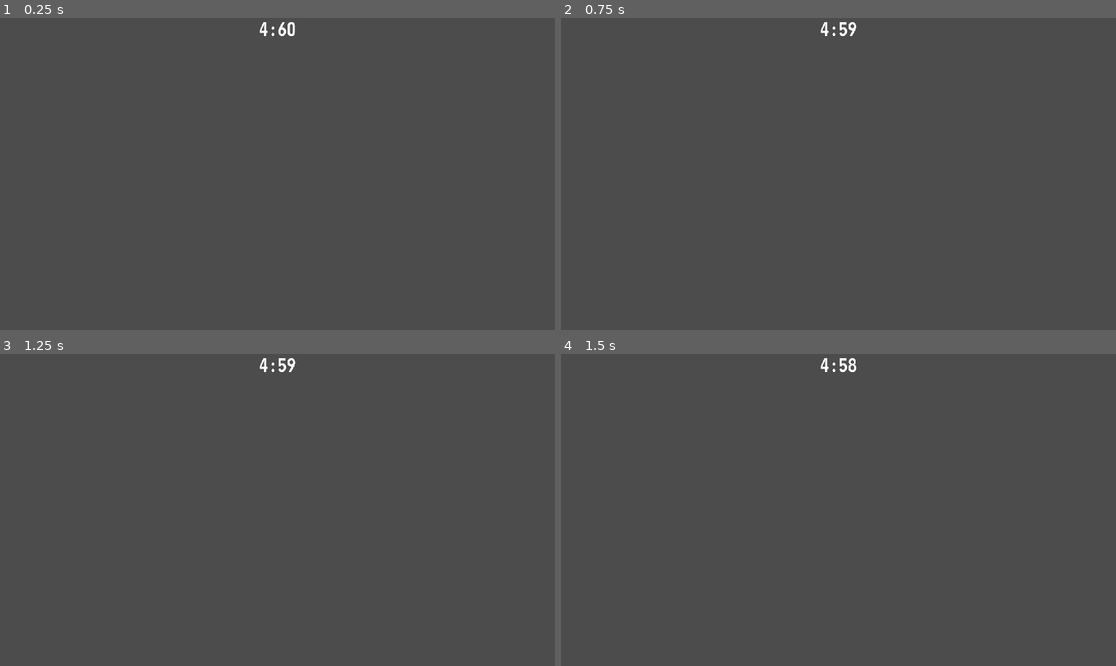
Above: before the commit, frames 1-4 (two rows, left to right).
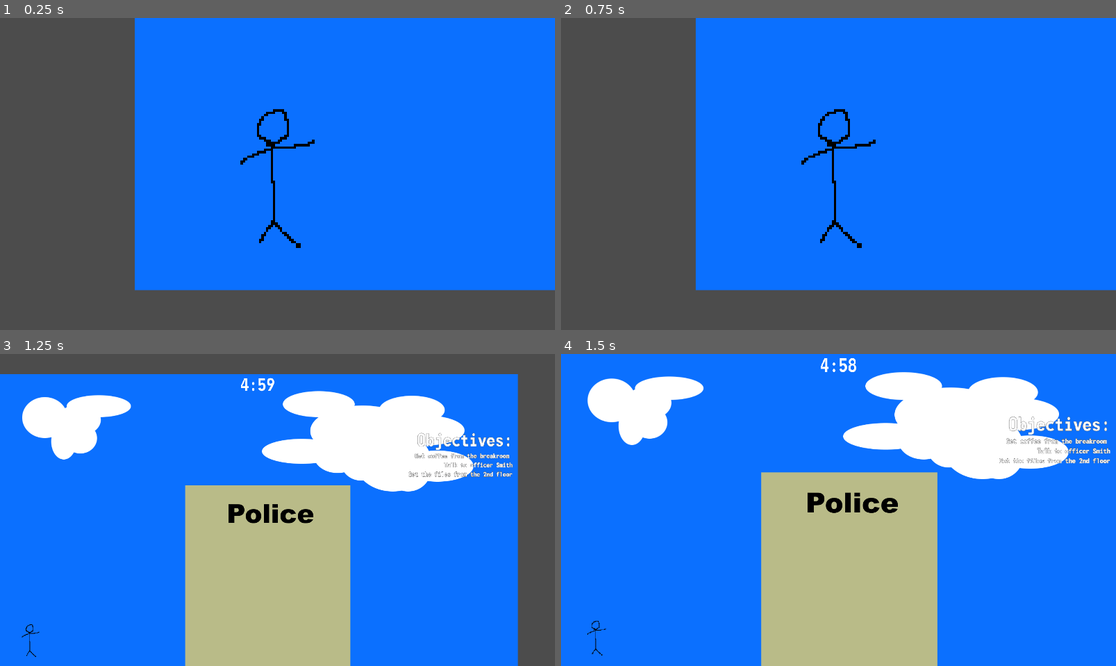
Above: after the commit, the same moments.

Repository: yimmit303/WGJ-149
Game: Godot game, scene res://Scenes/Level/Level.tscn
Same seed, same stepped clock (60 frames per second), same inputs: the game is played once before the commit and once after it. This scene is started directly instead of the project's main scene.
Inputs:
- Up to frame 1 (0.25 s): no input
- Up to frame 2 (0.75 s): tap Enter at 0.5 s
- Up to frame 3 (1.25 s): no input
- Up to frame 4 (1.5 s): no input

The runs differ from the first frame. In frame 1, 66% of the frame differs, in the area x 24-100%, y 0-88%; in frame 2, 66%; in frame 3, 87%; in frame 4, 100%, in the area x 0-100%, y 0-100%.

Commit message:
Added to the Level scene

Diff:
--- /dev/null
+++ b/Scenes/Level/Level.gd
@@ -0,0 +1,32 @@
+extends Node2D
+
+signal camera_finsished
+
+var cur_level = 1
+
+var wait_a_sec = 1
+var animated = false
+
+# Called when the node enters the scene tree for the first time.
+func _ready():
+	$Camera.position = $Player.position
+	$Camera.zoom = Vector2(.25,.25)
+
+func _process(delta):
+	wait_a_sec -= delta
+	if wait_a_sec <= 0 and !animated:
+		animated = true
+		animate_camera()
+		yield($LevelTween, "tween_all_completed")
+		self.emit_signal("camera_finsished")
+
+func animate_camera():
+	var animation_time = 0.5
+	$LevelTween.interpolate_property(	$Camera, "position", $Camera.position, Vector2(960, 540),
+										animation_time, Tween.TRANS_BACK, Tween.EASE_OUT)
+	$LevelTween.interpolate_property(	$Camera, "zoom", $Camera.zoom, Vector2(1,1),
+										animation_time, Tween.TRANS_BACK, Tween.EASE_OUT)
+	$LevelTween.start()
+# Called every frame. 'delta' is the elapsed time since the previous frame.
+#func _process(delta):
+#	pass
--- a/Scenes/Level/Level.tscn
+++ b/Scenes/Level/Level.tscn
@@ -1,18 +1,54 @@
-[gd_scene load_steps=4 format=2]
+[gd_scene load_steps=11 format=2]
 
 [ext_resource path="res://Resources/monofonto.ttf" type="DynamicFontData" id=1]
 [ext_resource path="res://Scenes/Level/Timer.gd" type="Script" id=2]
+[ext_resource path="res://Scenes/Level/ObjectiveList.gd" type="Script" id=3]
+[ext_resource path="res://Scenes/Level/PlayerPlaceholder.png" type="Texture" id=4]
+[ext_resource path="res://Scenes/Level/Level.gd" type="Script" id=5]
+[ext_resource path="res://Scenes/Level/BackgroundPlaceholder.png" type="Texture" id=6]
+
+[sub_resource type="DynamicFont" id=2]
+size = 24
+outline_size = 1
+outline_color = Color( 0.443137, 0.443137, 0.443137, 1 )
+font_data = ExtResource( 1 )
+
+[sub_resource type="Theme" id=3]
+default_font = SubResource( 2 )
 
 [sub_resource type="DynamicFont" id=1]
 size = 64
 font_data = ExtResource( 1 )
 
+[sub_resource type="DynamicFont" id=4]
+size = 64
+outline_size = 1
+outline_color = Color( 0.443137, 0.443137, 0.443137, 1 )
+font_data = ExtResource( 1 )
+
 [node name="Level" type="Node2D"]
+script = ExtResource( 5 )
+
+[node name="LevelTween" type="Tween" parent="."]
+
+[node name="Sprite" type="Sprite" parent="."]
+texture = ExtResource( 6 )
+centered = false
+
+[node name="Player" type="Sprite" parent="."]
+position = Vector2( 123.432, 979.595 )
+scale = Vector2( 2, 2 )
+texture = ExtResource( 4 )
+
+[node name="Camera" type="Camera2D" parent="."]
+position = Vector2( 960, 540 )
+current = true
 
 [node name="UI" type="Control" parent="."]
-margin_right = 40.0
-margin_bottom = 40.0
+margin_right = 1920.0
+margin_bottom = 1080.0
 rect_min_size = Vector2( 1920, 1080 )
+theme = SubResource( 3 )
 __meta__ = {
 "_edit_lock_": true,
 "_edit_use_anchors_": false
@@ -30,3 +66,65 @@
 "_edit_lock_": true,
 "_edit_use_anchors_": false
 }
+
+[node name="ObjectiveList" type="VBoxContainer" parent="UI"]
+anchor_left = 0.79
+anchor_right = 0.99
+anchor_bottom = 1.0
+margin_left = 403.2
+margin_right = -0.800171
+grow_horizontal = 0
+rect_min_size = Vector2( 200, 0 )
+script = ExtResource( 3 )
+__meta__ = {
+"_edit_use_anchors_": false
+}
+
+[node name="TopSpacer" type="Control" parent="UI/ObjectiveList"]
+margin_right = 384.0
+margin_bottom = 200.0
+rect_min_size = Vector2( 0, 200 )
+size_flags_stretch_ratio = 0.25
+
+[node name="ObjectiveLabel" type="Label" parent="UI/ObjectiveList"]
+margin_top = 204.0
+margin_right = 384.0
+margin_bottom = 282.0
+custom_fonts/font = SubResource( 4 )
+text = "Objectives:"
+align = 2
+__meta__ = {
+"_edit_use_anchors_": false
+}
+
+[node name="Label2" type="Label" parent="UI/ObjectiveList"]
+margin_top = 286.0
+margin_right = 384.0
+margin_bottom = 316.0
+size_flags_horizontal = 3
+text = "Get coffee from the breakroom "
+align = 2
+__meta__ = {
+"_edit_use_anchors_": false
+}
+
+[node name="Label3" type="Label" parent="UI/ObjectiveList"]
+margin_top = 320.0
+margin_right = 384.0
+margin_bottom = 350.0
+text = "Talk to officer Smith"
+align = 2
+__meta__ = {
+"_edit_use_anchors_": false
+}
+
+[node name="Label4" type="Label" parent="UI/ObjectiveList"]
+margin_top = 354.0
+margin_right = 384.0
+margin_bottom = 384.0
+text = "Get the files from the 2nd floor"
+align = 2
+__meta__ = {
+"_edit_use_anchors_": false
+}
+[connection signal="camera_finsished" from="." to="UI/ObjectiveList" method="_on_Level_camera_finsished"]
--- /dev/null
+++ b/Scenes/Level/ObjectiveList.gd
@@ -0,0 +1,22 @@
+extends VBoxContainer
+
+func _ready():
+	load_level_objectives()
+
+func animate_obj(label):
+	while label.text[0] == " ":
+		label.text[0] = ""
+		OS.delay_msec(10)
+
+func load_level_objectives():
+	var child_list = get_children()
+	for i in range(2, get_child_count()):
+		child_list[i].text = "                                    " + child_list[i].text
+
+
+func _on_Level_camera_finsished():
+	var child_list = get_children()
+	for i in range(2, get_child_count()):
+		var thread = Thread.new()
+		thread.start(self, "animate_obj", child_list[i])
+		OS.delay_msec(100)
--- a/Scenes/Level/Timer.gd
+++ b/Scenes/Level/Timer.gd
@@ -1,11 +1,18 @@
 extends Label
 
+signal time_out
 
 var timer_time = 5 * 60
 
 func _process(delta):
 	timer_time -= delta
+	if timer_time <= 0:
+		timer_time = 0
+		self.text = "0:00"
+		emit_signal("time_out")
+		return
 	format_and_set(timer_time)
+
 
 func format_and_set(time):
 	var str_time = str(time/60)
@@ -15,4 +22,7 @@
 	var seconds = float(str_time) - minutes
 	seconds = seconds * 60
 	seconds = round(seconds)
-	self.text = str(minutes) + ":" + str(seconds)
+	var sec_str = str(seconds)
+	if len(sec_str) == 1:
+		sec_str = "0" + sec_str
+	self.text = str(minutes) + ":" + sec_str
Binary file added: Scenes/Level/BackgroundPlaceholder.png
Not shown, added: Scenes/Level/BackgroundPlaceholder.png.import
Binary file added: Scenes/Level/PlayerPlaceholder.png
Not shown, added: Scenes/Level/PlayerPlaceholder.png.import
